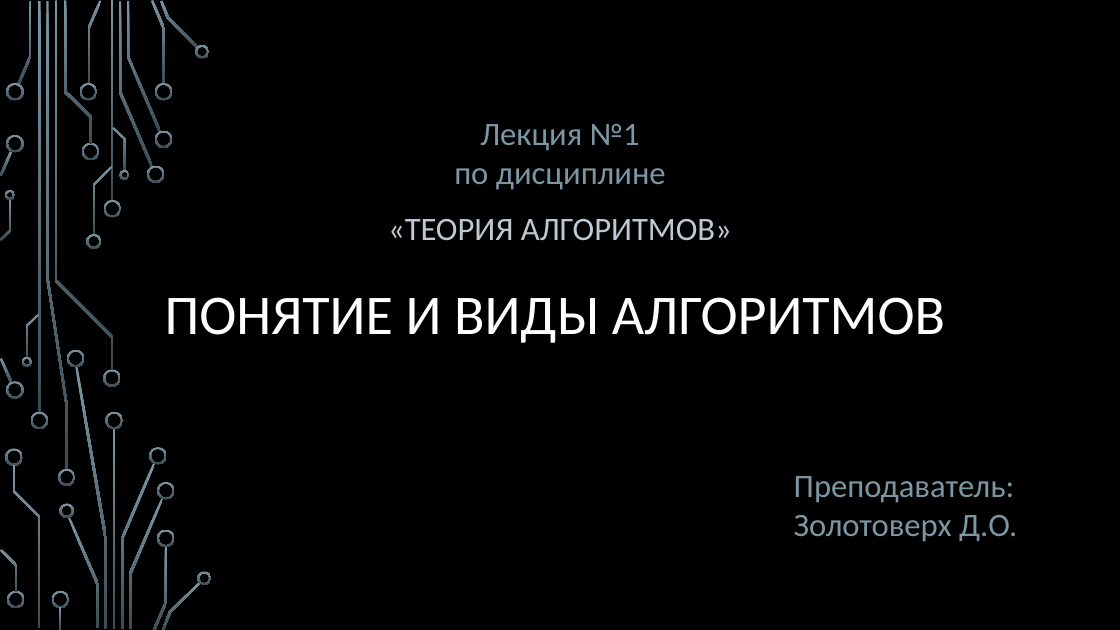
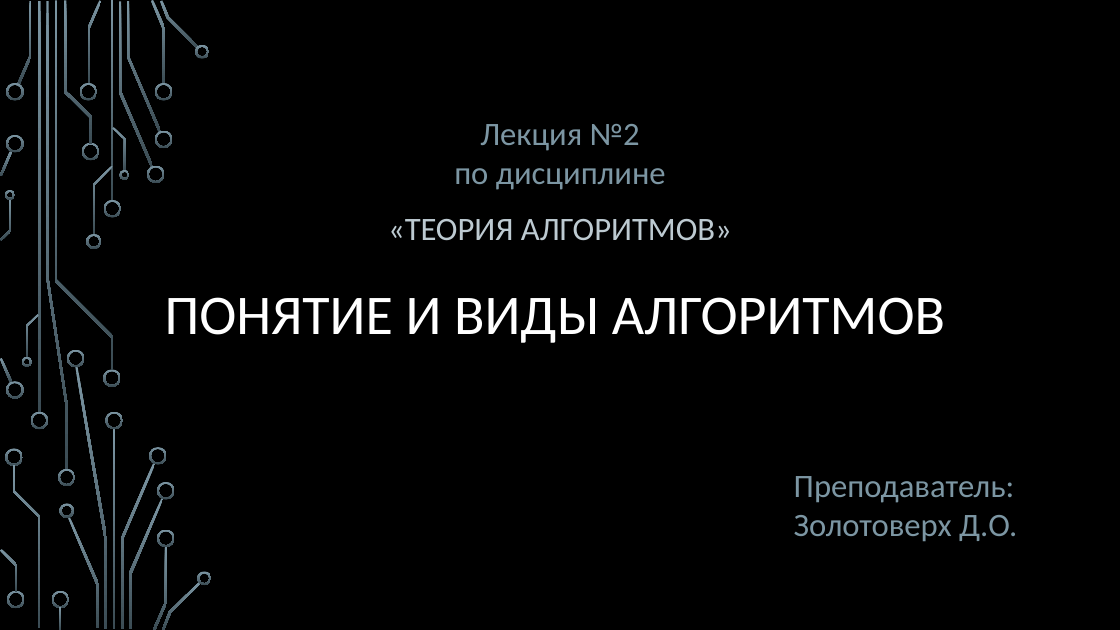
Before and after one commit to Denis-Source/algorithmic-computation, a slide deck: slide 1 of 2. Графическая реализация алгоритмов/2. Графическая реализация алгоритмов.pptx. Drawn at 1120x630 pixels with LibreOffice and Linux fonts; fonts in the diff are those of the drawing; background and template pictures are left out. Boxes give left, top, right and bottom in pixels: in the first picture for what was removed or moved away, otherwise in the second. Text is boxed around its words. In the diff, an @@ line names an element or a change of style, - is before the commit and + after.

```diff
--- a/2. Графическая реализация алгоритмов/2. Графическая реализация алгоритмов.pptx
+++ b/2. Графическая реализация алгоритмов/2. Графическая реализация алгоритмов.pptx
@@ text at [480, 124, 640, 151]: text changed @@
-Лекция №1
+Лекция №2
```
Also in this commit, not shown: 5 other files.
